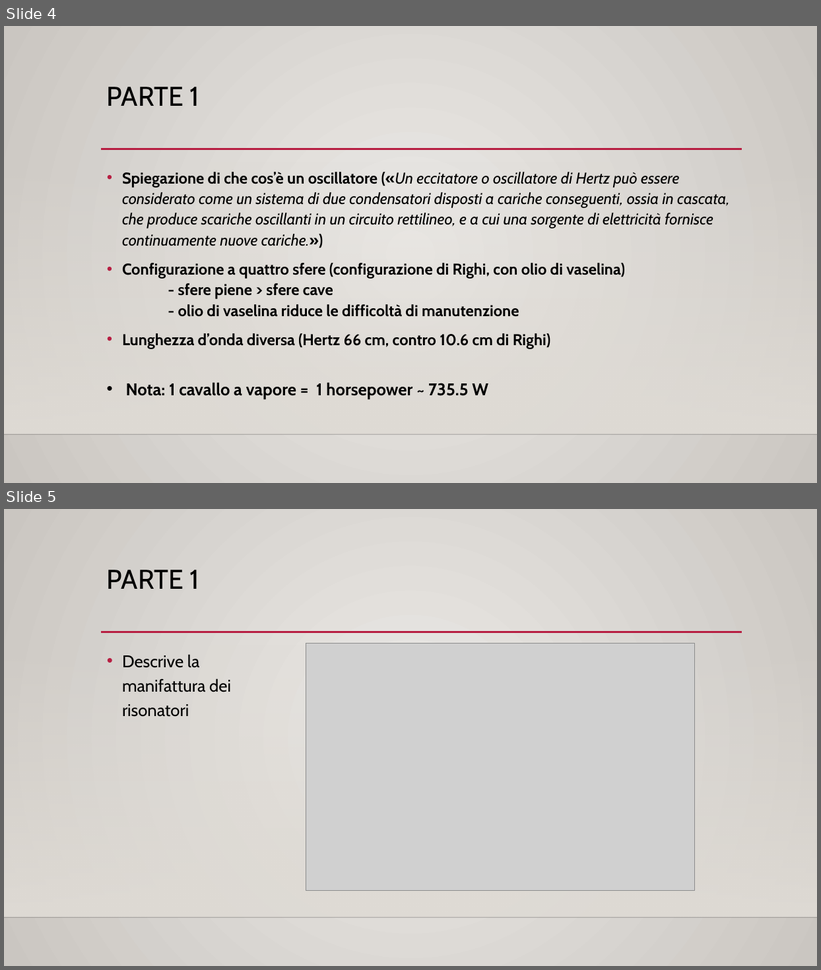
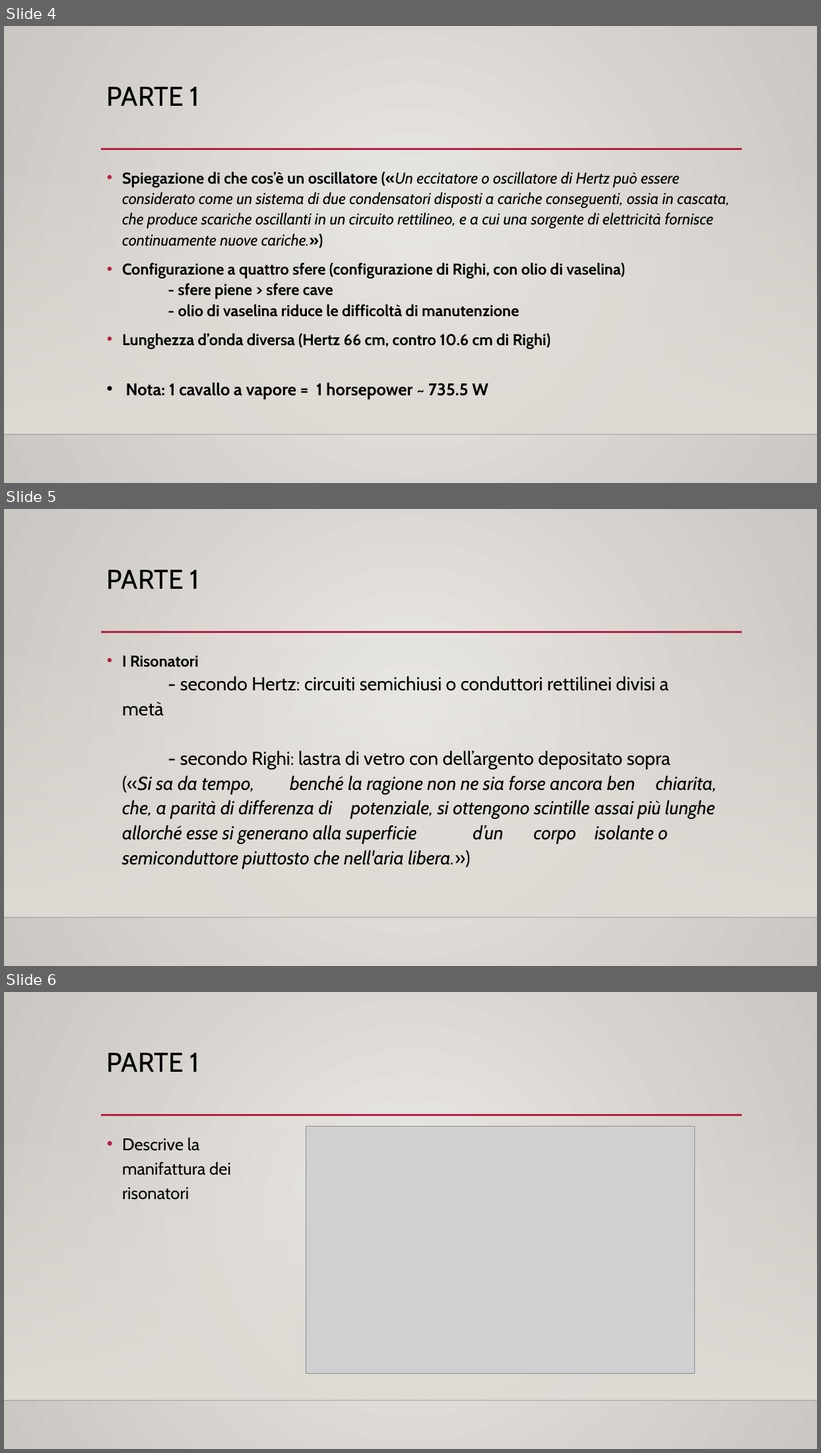
Before and after one commit to onixilam/tesi_magistrale_augusto_righi, a slide deck: presentazione_sunto_libro_di_Righi/presentazione_veloce_testo_Righi.pptx. Shown one above the other, each under a label of ours: slides 4 and 5 before the commit, slides 4, 5 and 6 after it. The pictures are 821x970 and 821x1453 pixels, drawn with LibreOffice and Linux fonts; fonts in the diff are those of the drawing; grey boxes stand for pictures; background and template pictures are left out. Boxes give left, top, right and bottom in pixels: in the first picture for what was removed or moved away, otherwise in the second. Text is boxed around its words. In the diff, an @@ line names an element or a change of style, - is before the commit and + after.

Commit message:
Modificata la presentazione, aggiunte più informazioni riguardo i risonatori

```diff
--- a/presentazione_sunto_libro_di_Righi/presentazione_veloce_testo_Righi.pptx
+++ b/presentazione_sunto_libro_di_Righi/presentazione_veloce_testo_Righi.pptx
@@ slide 5 added at bbox=[4, 509, 817, 966], background gradient #ECEAE7 to #CAC7C1; not listed: 3 template elements that a slide beside it also shows @@
@@ title added at bbox=[107, 570, 199, 589], 32 pt, text #000000 @@
+PARTE 1
@@ text added at bbox=[122, 656, 717, 869], 22.2 pt, text #000000, italic @@
+• I Risonatori
+  - secondo Hertz: circuiti semichiusi o conduttori rettilinei divisi a metà
+  - secondo Righi: lastra di vetro con dell’argento depositato sopra («Si sa da tempo, benché la ragione non ne sia forse ancora ben chiarita, che, a parità di differenza di potenziale, si ottengono scintille assai più lunghe allorché esse si generano alla superficie d’un corpo isolante o semiconduttore piuttosto che nell'aria libera.»)
@@ what was slide 5 is now slide 6 @@
```
